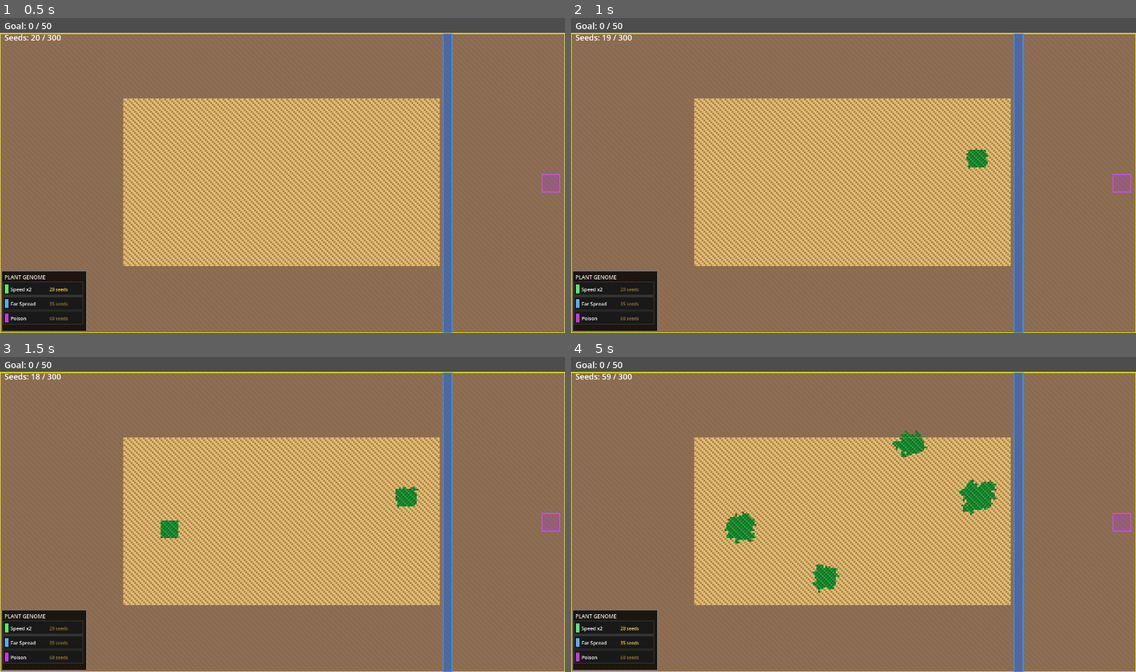
Above: before the commit, frames 1-4 (two rows, left to right).
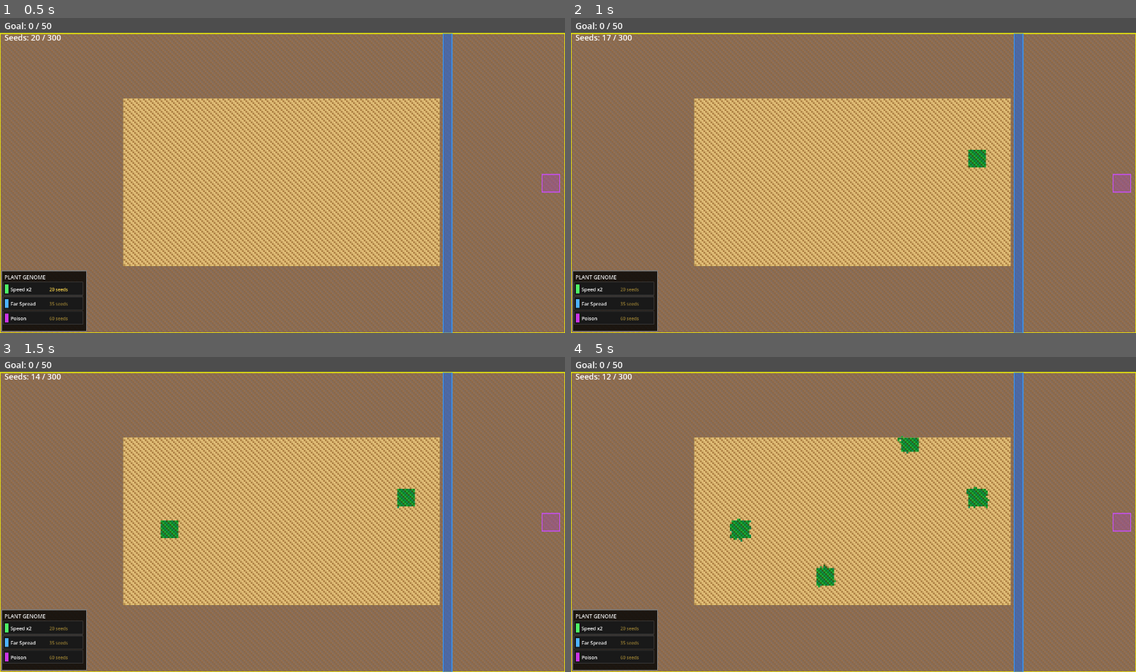
Above: after the commit, the same moments.

Repository: mamo1016/ecosystem-game
Game: Godot game, scene res://world.tscn
The game is run twice, just before and just after one commit, with the same random seed, the same clock (stepped at 60 frames per second) and the same inputs.
Inputs (mouse positions are in pixels of both pictures, inside the frame that each line leads up to):
- Up to frame 1 (0.5 s): no input
- Up to frame 2 (1 s): tap Enter at 0.5 s; move the mouse to (977, 159) at 0.52 s; click (977, 159) at 0.67 s
- Up to frame 3 (1.5 s): tap Space at 1.25 s; move the mouse to (169, 530) at 1.27 s; click (169, 530) at 1.42 s
- Up to frame 4 (5 s): move the mouse to (910, 445) at 2.02 s; click (910, 445) at 2.17 s; tap Enter at 2.75 s; move the mouse to (825, 577) at 2.77 s; click (825, 577) at 2.92 s; move the mouse to (1023, 561) at 3.52 s; click (1023, 561) at 3.67 s; move the mouse to (684, 467) at 4.27 s; click (684, 467) at 4.42 s

Frame 1 is identical in both runs. In frame 2, less than 0.1% of the frame differs, in the area x 6-74%, y 5-49%; in frame 3, less than 0.1%; in frame 4, 0.8%, in the area x 5-76%, y 5-92%.

Commit message:
Add plant spawn tracking and console output

Diff:
--- a/world.gd
+++ b/world.gd
@@ -86,9 +86,9 @@
 # --- PLANT SETTINGS ---
 const SUPER_LIFESPAN      = 80
 const SEED_CAP            = 300
-const MAX_SPREAD_PER_TICK = 600
+const MAX_SPREAD_PER_TICK = 1200
 const GROWTH_PER_TICK     = 4
-var   update_interval     = 0.1
+var   update_interval     = 0.5
 
 # --- WIN CONDITION ---
 const GOAL_SIZE        = 10
@@ -137,6 +137,7 @@
 var mature_list: Array[Vector2i] = []
 var mature_idx: Dictionary = {}
 var spread_cursor: int = 0
+var plants_this_tick: int = 0
 
 const DIRS = [Vector2i(0,-1), Vector2i(0,1), Vector2i(-1,0), Vector2i(1,0)]
 
@@ -423,6 +424,7 @@
 	if pos.x < 0 or pos.x >= MAP_WIDTH or pos.y < 0 or pos.y >= MAP_HEIGHT: return
 	grid[pos.x][pos.y] = id
 	if id == MATURE:
+		plants_this_tick += 1
 		if not mature_set.has(pos):
 			mature_idx[pos] = mature_list.size()
 			mature_list.append(pos)
@@ -483,8 +485,10 @@
 # ---- SIMULATION ----
 
 func run_simulation_step() -> void:
+	plants_this_tick = 0
 	if herbivore_auto_spawn and (predators.size() == 0 or randf() < 0.04): spawn_red_invader()
 	run_plant_logic()
+	print("Plants spawned this tick: ", plants_this_tick)
 	update_ui()
 	queue_redraw()
 	var life := _count_life()
